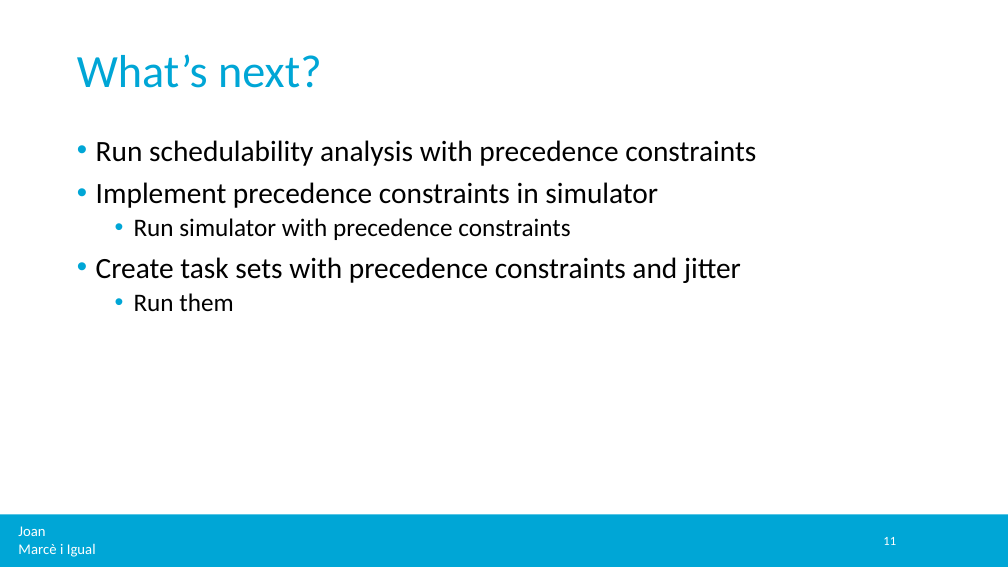
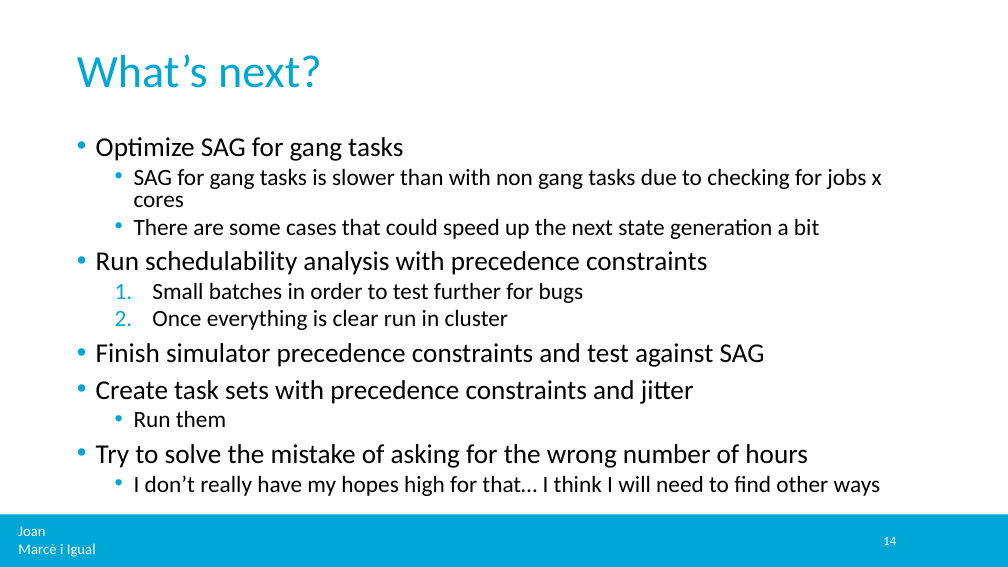
Before and after one commit to jmigual/APATeoria, a slide deck: slide 14 of Notes/TFM_presentations/2020_04_05/2020_04_05.pptx (slide 11 before the commit). Drawn at 1008x567 pixels with LibreOffice and Linux fonts; fonts in the diff are those of the drawing; background and template pictures are left out. Boxes give left, top, right and bottom in pixels: in the first picture for what was removed or moved away, otherwise in the second. Text is boxed around its words. In the diff, an @@ line names an element or a change of style, - is before the commit and + after.

```diff
--- a/Notes/TFM_presentations/2020_04_05/2020_04_05.pptx
+++ b/Notes/TFM_presentations/2020_04_05/2020_04_05.pptx
@@ text at bbox=[96, 137, 882, 239]: paragraphs added @@
+• Optimize SAG for gang tasks
+  • SAG for gang tasks is slower than with non gang tasks due to checking for jobs x cores
+  • There are some cases that could speed up the next state generation a bit
@@ text at bbox=[96, 251, 707, 427]: size 28 to 25.9 pt in "Run schedulability analysis with precedence constraints", "Create task sets with precedence constraints and ..."; size 24 to 22.2 pt in "Run them"; line spacing 0.9 to 0.8 @@
@@ text at bbox=[96, 282, 765, 367]: text changed; size 28 to 22.2 pt @@
-• Implement precedence constraints in simulator
-  • Run simulator with precedence constraints
+  1. Small batches in order to test further for bugs
+  2. Once everything is clear run in cluster
+• Finish simulator precedence constraints and test against SAG
@@ text at bbox=[96, 444, 881, 496]: paragraphs added @@
+• Try to solve the mistake of asking for the wrong number of hours
+  • I don’t really have my hopes high for that… I think I will need to find other ways
@@ page number at bbox=[883, 537, 896, 545]: text changed @@
-11
+14
```
Also in this commit, not shown: 1 other slide changed, 3 slides added, 2 other files.
